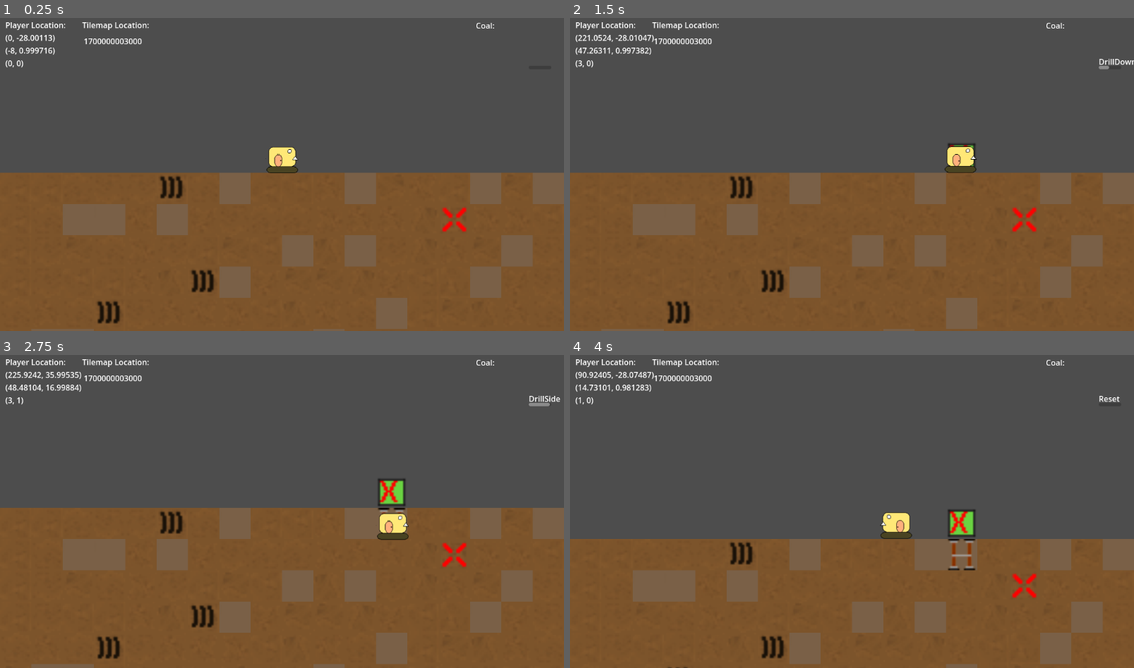
Above: before the commit, frames 1-4 (two rows, left to right).
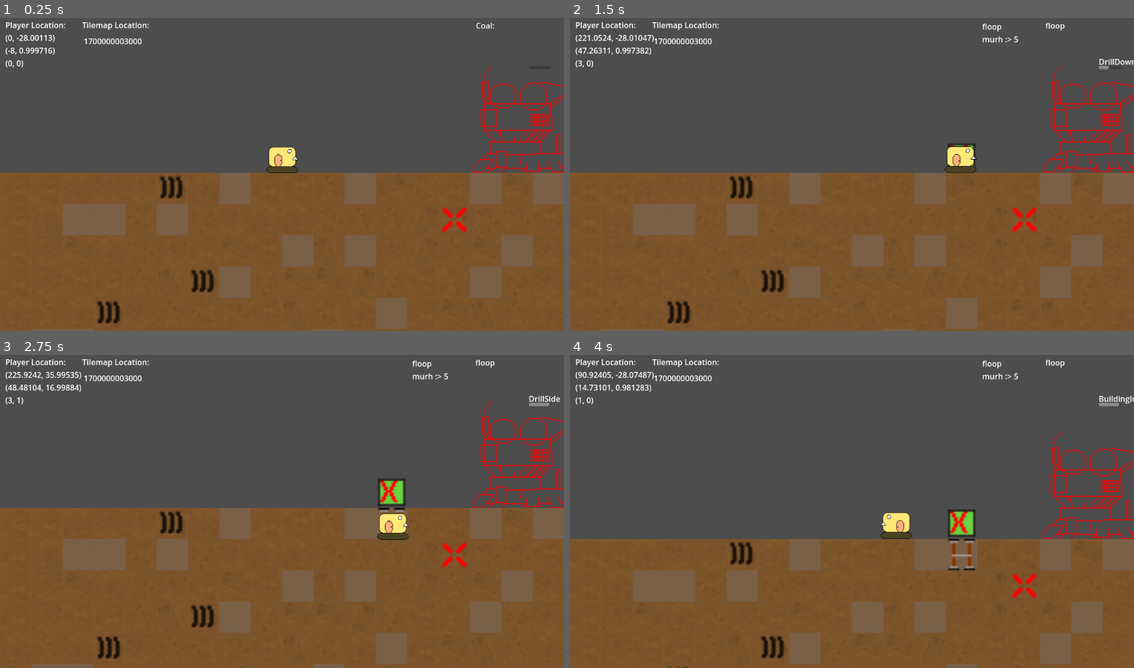
Above: after the commit, the same moments.

Repository: TrakeMuldoon/GodotMineTower
Game: Godot game, scene res://World/world.tscn
Same seed, same stepped clock (60 frames per second), same inputs: the game is played once before the commit and once after it.
Inputs:
- Up to frame 1 (0.25 s): no input
- Up to frame 2 (1.5 s): hold D (go_right) 0.53-1.28 s; hold T (UseBuilding, bound only after the commit) 0.53-1.28 s; hold S (go_down) from 1.28 s (still down); tap X (Mark) at 1.35 s
- Up to frame 3 (2.75 s): tap T (UseBuilding, bound only after the commit) at 1.55, 2.3 s; release S (go_down) at 2.03 s; hold D (go_right) from 2.03 s (still down); hold M (Mine) from 2.03 s (still down)
- Up to frame 4 (4 s): release D (go_right) at 2.78 s; release M (Mine) at 2.78 s; hold Up (go_up) 2.78-3.53 s; tap R (Return) at 2.85 s; tap T (UseBuilding, bound only after the commit) at 3.05 s; hold A (go_left) from 3.53 s (still down); hold T (UseBuilding, bound only after the commit) from 3.53 s (still down); tap Z (Wall) at 3.6 s

The runs differ from the first frame. In frame 1, 1.3% of the frame differs, in the area x 83-100%, y 15-50%; in frame 2, 1.4%; in frame 3, 1.3%; in frame 4, 1.5%, in the area x 73-100%, y 1-59%.

Commit message:
Added Warehouse and some tester code to start moving items in there.

Diff:
--- /dev/null
+++ b/Buildings/warehouse.gd
@@ -0,0 +1,29 @@
+extends Area2D
+
+signal entered_warehouse
+
+# Called when the node enters the scene tree for the first time.
+func _ready():
+	pass # Replace with function body.
+
+
+# Called every frame. 'delta' is the elapsed time since the previous frame.
+var check_for_input = false
+func _process(delta):
+	if check_for_input:
+		if Input.is_action_pressed("UseBuilding"):
+			Globals.ACTION_TIMER.ExecOnElapsed("BuildingInteract", MoveInventory)
+		else:
+			Globals.ACTION_TIMER.Reset("BuildingInteract")
+	pass
+
+func MoveInventory():
+	Globals.GLOBAL_INVENTORY.add_to_inventory("murh", 5)
+
+func _on_body_entered(body):
+	check_for_input = true
+	entered_warehouse.emit()
+
+func _on_body_exited(body):
+	check_for_input = false
+	Globals.ACTION_TIMER.Reset("BuildingInteract")
--- /dev/null
+++ b/Buildings/warehouse.tscn
@@ -0,0 +1,37 @@
+[gd_scene load_steps=6 format=3 uid="uid://c1n8ykio0swl0"]
+
+[ext_resource type="Script" path="res://Buildings/warehouse.gd" id="1_5y1pm"]
+[ext_resource type="Texture2D" uid="uid://bo3dygk67g2sd" path="res://assets/Buildlings.png" id="2_kl8fb"]
+
+[sub_resource type="AtlasTexture" id="AtlasTexture_y252h"]
+atlas = ExtResource("2_kl8fb")
+region = Rect2(0, 0, 128, 128)
+
+[sub_resource type="SpriteFrames" id="SpriteFrames_1mdxn"]
+animations = [{
+"frames": [{
+"duration": 1.0,
+"texture": SubResource("AtlasTexture_y252h")
+}],
+"loop": true,
+"name": &"Building",
+"speed": 5.0
+}]
+
+[sub_resource type="RectangleShape2D" id="RectangleShape2D_2b33i"]
+size = Vector2(112, 92)
+
+[node name="Warehouse" type="Area2D"]
+script = ExtResource("1_5y1pm")
+
+[node name="AnimatedSprite2D" type="AnimatedSprite2D" parent="."]
+position = Vector2(4, -64)
+sprite_frames = SubResource("SpriteFrames_1mdxn")
+animation = &"Building"
+
+[node name="CollisionShape2D" type="CollisionShape2D" parent="."]
+position = Vector2(0, -46)
+shape = SubResource("RectangleShape2D_2b33i")
+
+[connection signal="body_entered" from="." to="." method="_on_body_entered"]
+[connection signal="body_exited" from="." to="." method="_on_body_exited"]
--- a/World/world.tscn
+++ b/World/world.tscn
@@ -1,7 +1,8 @@
-[gd_scene load_steps=5 format=3 uid="uid://ikyyrfbbl6mg"]
+[gd_scene load_steps=6 format=3 uid="uid://ikyyrfbbl6mg"]
 
 [ext_resource type="Script" path="res://World/world.gd" id="1_s4pm6"]
 [ext_resource type="PackedScene" uid="uid://f6l3he8ki1b4" path="res://TileSets/worldlevel.tscn" id="2_ufl5l"]
+[ext_resource type="PackedScene" uid="uid://c1n8ykio0swl0" path="res://Buildings/warehouse.tscn" id="3_h2g8o"]
 [ext_resource type="PackedScene" uid="uid://bhd3na60mj5w0" path="res://Characters/tank_character.tscn" id="3_t8821"]
 [ext_resource type="PackedScene" uid="uid://caewvun7a74qq" path="res://HUD/hud.tscn" id="4_xx605"]
 
@@ -11,6 +12,10 @@
 [node name="WorldLevel" parent="." instance=ExtResource("2_ufl5l")]
 
 [node name="StartPosition" type="Marker2D" parent="."]
+
+[node name="Warehouse" parent="." instance=ExtResource("3_h2g8o")]
+position = Vector2(500, 0)
+scale = Vector2(2, 2)
 
 [node name="TankCharacter" parent="." instance=ExtResource("3_t8821")]
 
--- a/project.godot
+++ b/project.godot
@@ -66,6 +66,11 @@
 "events": [Object(InputEventKey,"resource_local_to_scene":false,"resource_name":"","device":-1,"window_id":0,"alt_pressed":false,"shift_pressed":false,"ctrl_pressed":false,"meta_pressed":false,"pressed":false,"keycode":0,"physical_keycode":82,"key_label":0,"unicode":114,"echo":false,"script":null)
 ]
 }
+UseBuilding={
+"deadzone": 0.5,
+"events": [Object(InputEventKey,"resource_local_to_scene":false,"resource_name":"","device":-1,"window_id":0,"alt_pressed":false,"shift_pressed":false,"ctrl_pressed":false,"meta_pressed":false,"pressed":false,"keycode":0,"physical_keycode":84,"key_label":0,"unicode":116,"echo":false,"script":null)
+]
+}
 
 [physics]
 
Binary file added: assets/Buildlings.png
Not shown, added: assets/Buildlings.png.import
Not shown, changed: assets/Buildlings.pdn
